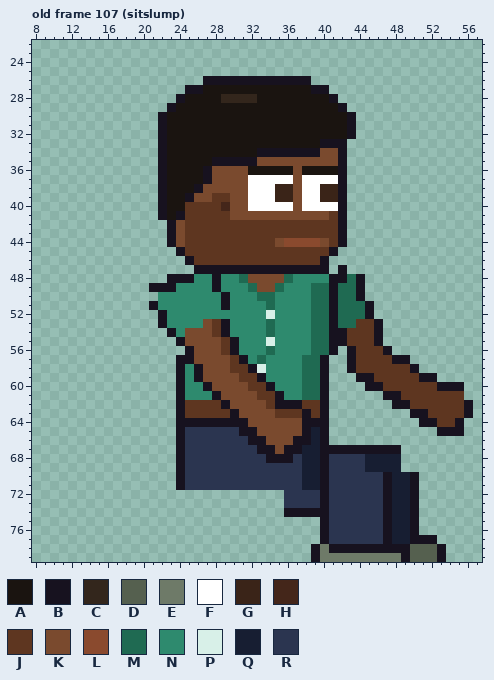
One commit to this pixel-art file: sprites/expo/expo_attc_right_anim.aseprite. The first picture shows the starting point.
64x80 pixels, 129 frames. Colours within 5 levels of each other are drawn and written as one. Shown: old frame 107 (sitslump): x 8..57, y 22..79. The commit also changed other frames, which this record leaves out.
Visible layers, top first: "Arm Top", "Stubble", "Hair", "Face", "Watch", "Near Arm", "Collar", "Belt", "Shirt", "Body", "Back Arm", "Pants", "Shoes".
Palette (. is transparent): A #1a1410  B #17121f  C #33261c  D #55604f  E #6e7a68  F #ffffff  G #3a2418  H #44261a  J #5e3620  K #7a4a2e  L #8a4a2e  M #1f6a52  N #2e8a6e  P #d8f0e8  Q #171e32  R #2b3550
Pixels before, old frame 107 (sitslump) (only the part around the change), first column x 14:
22 ............................................
23 ............................................
24 ............................................
25 ............................................
26 .............BBBBBBBBBBBB...................
27 ...........BBAAAAAAAAAAAABB.................
28 ..........BAAAACCCCAAAAAAAAB................
29 .........BAAAAAAAAAAAAAAAAAAB...............
30 ........BAAAAAAAAAAAAAAAAAAAAB..............
31 ........BAAAAAAAAAAAAAAAAAAAAB..............
32 ........BAAAAAAAAAAAAAAAAAAAAB..............
33 ........BAAAAAAAAAAAAAAAAABBB...............
34 ........BAAAAAAAAAABBBBBBBKKB...............
35 ........BAAAAABBBBBKKKKKKKKKB...............
36 ........BAAAABKKKKAAAAAKAAAAB...............
37 ........BAAAABKKKKFFFFFKFFFFB...............
38 ........BAAABKKKKKFFFGGKFFGGB...............
39 ........BAABKKJJKKFFFGGKFFGGB...............
40 ........BAAJJJJHKKFFFFFKFFFFB...............
41 ........BABJJJJJKKKKKKKKKKKJB...............
42 .........BKJJJJJJJJJJJJJJJJJB...............
43 .........BKJJJJJJJJJJJJJJJJJB...............
44 .........BKJJJJJJJJJJKLLLLKJB...............
45 ..........BJJJJJJJJJJJJJJJJB................
46 ...........BJJJJJJJJJJJJJJB.................
47 ............BBBBBBBBBBBBBBB.B...............
48 .........BBBNNBNNMKKKKMNNNNBBMB.............
49 .......BBBNNNNBNNNMKKMNNNMMBMMB.............
50 ........NNNNNNNBNNNMMNNNNMMBMMB.............
51 .......BNNNNNNNBNNNNMNNNNMMBMMMB............
52 ........BNNNNNNNNNNNPNNNNMMBMMMB............
53 ........BNNNNKJBNNNNMNNNNMMBMMJJB...........
54 .........BNKKKJBNNNNMNNNNMMBBJJJB...........
55 ..........BKKKKJBNNNPNNNNMMBBJJJB...........
56 ...........BKKKJBNNNMNNNNMMB.BJJJB..........
57 ..........BBKKKKJBNMNNNNMMB..BJJJJBB........
58 ..........BNBKKKJJBPNNNNMMB..BJJJJJJB.......
59 ..........BNBKKKKJJBNNNNMMB...BBJJJJJBB.....
60 ..........BNNBKKKKJJBNNNMMB....BBJJJJJJBBB..
61 ..........BNNNBKKKKJJBNNMMB......BBJJJJJJJ..
62 ..........BJJJJBKKKKJBBBJJB.......BBJJJJJJB.
63 ..........BJJJJJBKKKKJJJBJB.........BBJJJJB.
64 ..........BBBBBBBBKKKKKKBBB..........BBJJB..
65 ..........BRRRRRRBBKKKKKBQB............BBB..
66 ..........BRRRRRRRBBKKKBBQB.................
67 ..........BRRRRRRRRBBKBBQQBBBBBBBBB.........
68 ..........BRRRRRRRRRBBBRQQBRRRRQQQQ.........
69 ..........BRRRRRRRRRRRRRQQBRRRRQQQQ.........
70 ..........BRRRRRRRRRRRRRQQBRRRRRRBQQB.......
71 ..........BRRRRRRRRRRRRRQQBRRRRRRBQQB.......
72 ......................RRRRBRRRRRRBQQB.......
73 ......................RRRRBRRRRRRBQQB.......
The same view after the edit:
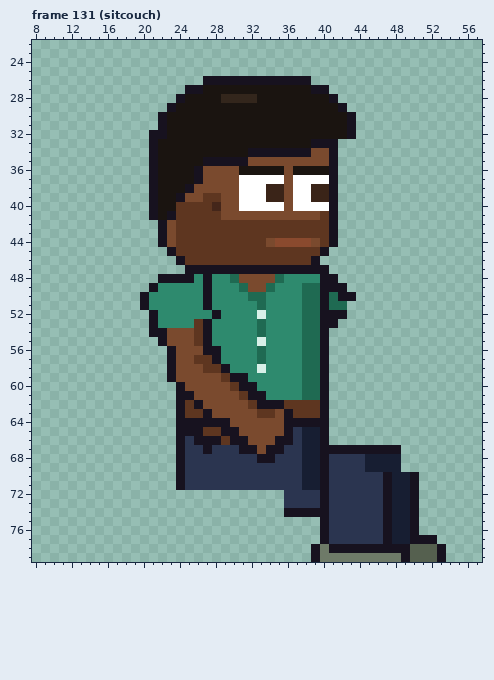
A new or re-ordered frame is compared with the old frame closest to it.
Change:
frames 129 -> 135
Frame 131 (sitcouch) is new; against old frame 107 (sitslump):
y 32: x 21 . -> B
y 33: x 21..22 .B -> BA; x 39 A -> B; x 42 B -> .
y 34: x 21..22 .B -> BA; x 32 A -> B; x 39 B -> K; x 41..42 KB -> B.
y 35: x 21..22 .B -> BA; x 27 A -> B; x 32 B -> K; x 41..42 KB -> B.
y 36: x 21..22 .B -> BA; x 26..27 AB -> BK; x 31 K -> A; x 36..37 AK -> KA; x 41..42 AB -> B.
y 37: x 21..22 .B -> BA; x 26..27 AB -> BK; x 31 K -> F; x 36..37 FK -> KF; x 41..42 FB -> B.
y 38: x 21..22 .B -> BA; x 25..26 AB -> BK; x 31 K -> F; x 34 F -> G; x 36..37 GK -> KF; x 39 F -> G; x 41..42 GB -> B.
y 39: x 21..22 .B -> BA; x 24..25 AB -> BK; x 27 K -> J; x 29 J -> K; x 31 K -> F; x 34 F -> G; x 36..37 GK -> KF; x 39 F -> G; x 41..42 GB -> B.
y 40: x 21..22 .B -> BA; x 24 A -> J; x 28..29 JH -> HK; x 31 K -> F; x 36..37 FK -> KF; x 41..42 FB -> B.
y 41: x 21..24 .BAB -> BABJ; x 29 J -> K; x 40..42 KJB -> JB.
y 42..43: x 22..24 .BK -> BKJ; x 41..42 JB -> B.
y 44: x 22..24 .BK -> BKJ; x 34..35 JK -> KL; x 39..42 LKJB -> KJB.
y 45: x 23..24 .B -> BJ; x 40..41 JB -> B.
y 46: x 24..25 .B -> BJ; x 39..40 JB -> B.
y 47: x 25 . -> B; x 42 B -> .
y 48: x 22 . -> B; x 27..28 NB -> BN; x 30..31 NM -> MK; x 35..36 KM -> MN; x 40 N -> B; x 42..44 BMB -> ...
y 49: x 22..23 BB -> NN; x 27..28 NB -> BN; x 31..32 NM -> MK; x 34..35 KM -> MN; x 38 N -> M; x 40 M -> B; x 42..44 MMB -> B..
y 50: x 20..21 .. -> BN; x 27 N -> B; x 29 B -> N; x 32 N -> M; x 34 M -> N; x 38 N -> M; x 40..44 MBMMB -> BMBB.
y 51: x 20..21 .B -> BN; x 27 N -> B; x 29 B -> N; x 33..34 NM -> MN; x 38 N -> M; x 40..41 MB -> BM; x 43..45 MMB -> ...
y 52: x 21..22 .B -> BN; x 28 N -> B; x 33..34 NP -> PN; x 38 N -> M; x 40 M -> B; x 42..45 MMMB -> B...
y 53: x 21..22 .B -> BN; x 26..29 NKJB -> JBNN; x 33..34 NM -> MN; x 38 N -> M; x 40 M -> B; x 42..46 MMJJB -> .....
y 54: x 21..24 ..BN -> BBKK; x 26..29 KKJB -> JBNN; x 33..34 NM -> MN; x 38 N -> M; x 40..46 MBBJJJB -> B......
y 55: x 22..24 ..B -> BKK; x 26..30 KKKJB -> JBNNN; x 33..34 NP -> PN; x 38 N -> M; x 40..46 MBBJJJB -> B......
y 56: x 23..25 ..B -> BKK; x 27..30 KKJB -> BBNN; x 33..34 NM -> MN; x 38 N -> M; x 40..41 MB -> B.; x 43..47 BJJJB -> .....
y 57: x 23..31 .BBKKKKJB -> BKKJJBNNN; x 43..49 BJJJJBB -> .......
y 58: x 23..32 .BNBKKKJJB -> BKKKJJBNNN; x 43..50 BJJJJJJB -> ........
y 59: x 23..26 .BNB -> BKKK; x 29..33 KKJJB -> JBBNN; x 44..52 BBJJJJJBB -> .........
y 60: x 25..27 NNB -> KKK; x 30..34 KKJJB -> JBBNN; x 45..55 BBJJJJJJBBB -> ...........
y 61: x 25..28 NNNB -> BKKK; x 31..35 KKJJB -> JBBNN; x 47..55 BBJJJJJJJ -> .........
y 62: x 26..29 JJJB -> BKKK; x 32..34 KKJ -> JBB; x 36..37 BB -> JJ; x 48..56 BBJJJJJJB -> .........
y 63: x 27..30 JJJB -> BKKK; x 33..36 KKJJ -> JJKB; x 38 B -> J; x 50..56 BBJJJJB -> .......
y 64: x 30..31 BB -> KK; x 36..37 KK -> BB; x 51..55 BBJJB -> .....
y 65: x 25..32 RRRRRRBB -> BBJJBBKK; x 36..38 KKB -> BRQ; x 53..55 BBB -> ...
y 66: x 26..33 RRRRRRBB -> BBBJBBKK; x 35..38 KKBB -> BBRQ
y 67: x 27 R -> B; x 31..33 RRB -> BBK; x 35..37 KBB -> BRR
y 68: x 33 R -> B; x 35..36 BB -> RR
